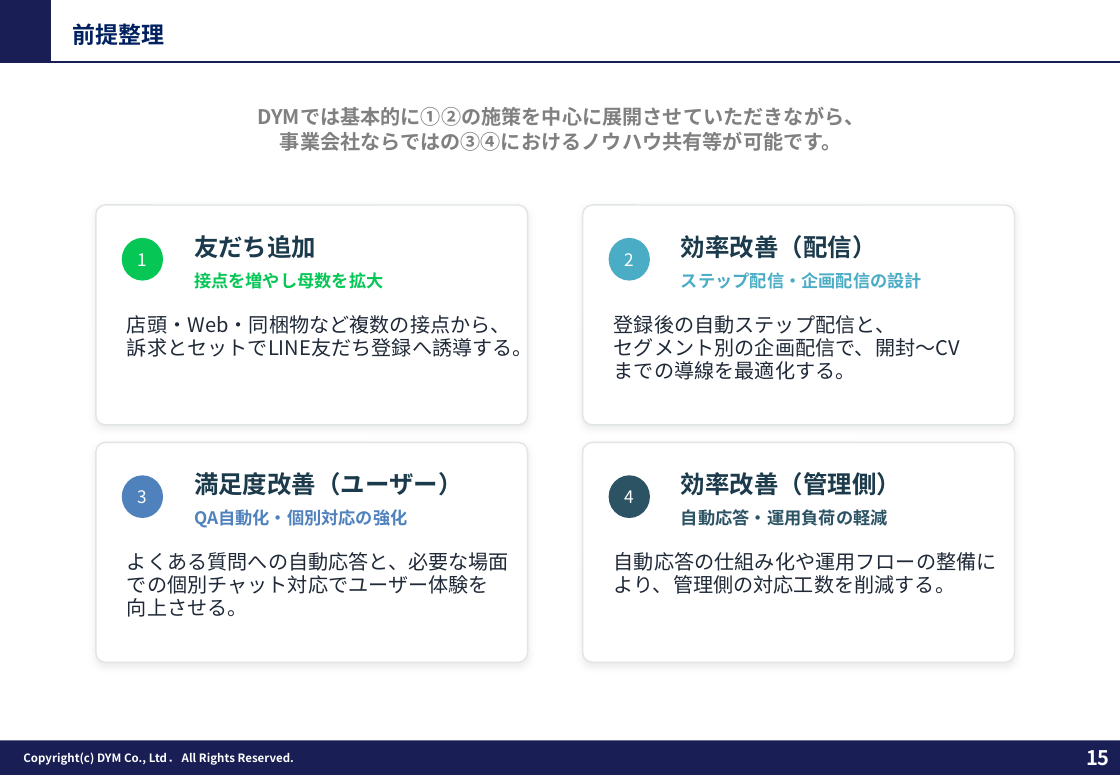
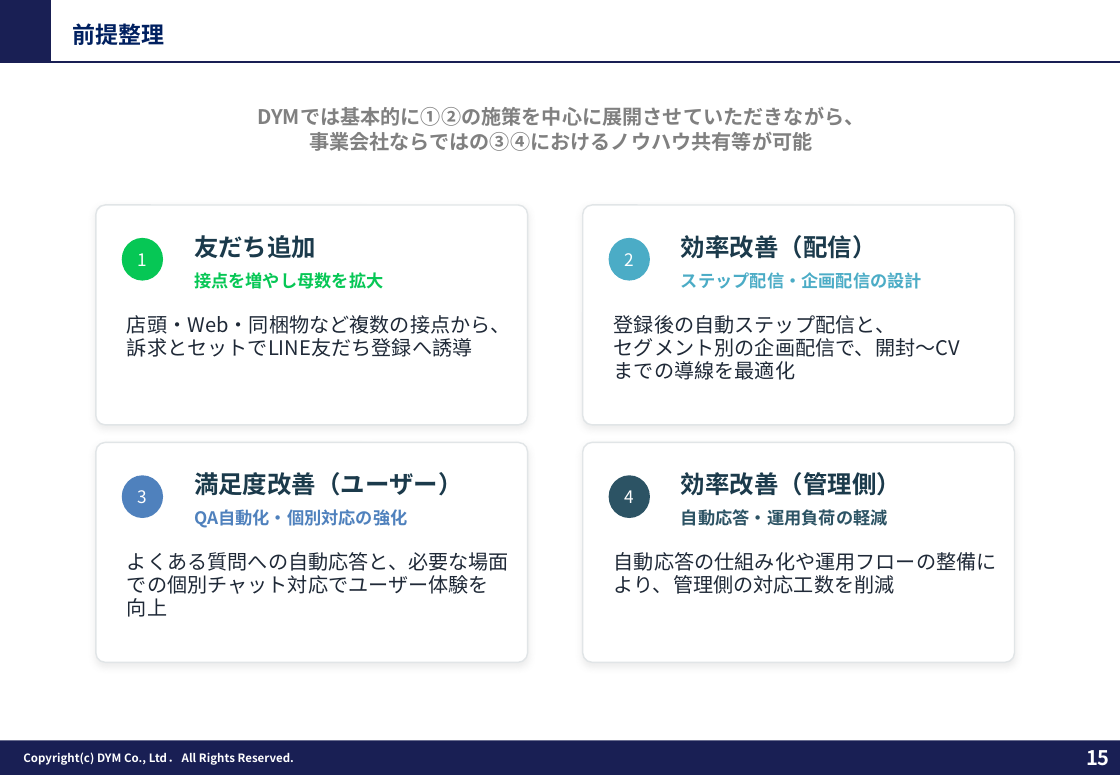
Before and after one commit to tonomura-r-dev/folder, a slide deck: slide 15 of 202609_株式会社やる気スイッチグループ御中_LINE公式アカウント運用のご提案_ver3.1.pptx. Drawn at 1120x775 pixels with LibreOffice and Linux fonts; fonts in the diff are those of the drawing; background and template pictures are left out. Boxes give left, top, right and bottom in pixels: in the first picture for what was removed or moved away, otherwise in the second. Text is boxed around its words. In the diff, an @@ line names an element or a change of style, - is before the commit and + after.

```diff
--- a/202609_株式会社やる気スイッチグループ御中_LINE公式アカウント運用のご提案_ver3.1.pptx
+++ b/202609_株式会社やる気スイッチグループ御中_LINE公式アカウント運用のご提案_ver3.1.pptx
@@ text at <box>309,132,812,151</box>: text changed @@
-事業会社ならではの③④におけるノウハウ共有等が可能です。
+事業会社ならではの③④におけるノウハウ共有等が可能
@@ text at <box>127,338,473,357</box>: text changed @@
-訴求とセットでLINE友だち登録へ誘導する。
+訴求とセットでLINE友だち登録へ誘導
@@ text at <box>614,361,795,380</box>: text changed @@
-までの導線を最適化する。
+までの導線を最適化
@@ text at <box>614,552,997,594</box>: text changed @@
-自動応答の仕組み化や運用フローの整備により、管理側の対応工数を削減する。
+自動応答の仕組み化や運用フローの整備により、管理側の対応工数を削減
@@ text at <box>127,598,167,617</box>: text changed @@
-向上させる。
+向上
```
Also in this commit, not shown: 19 other slides changed.
